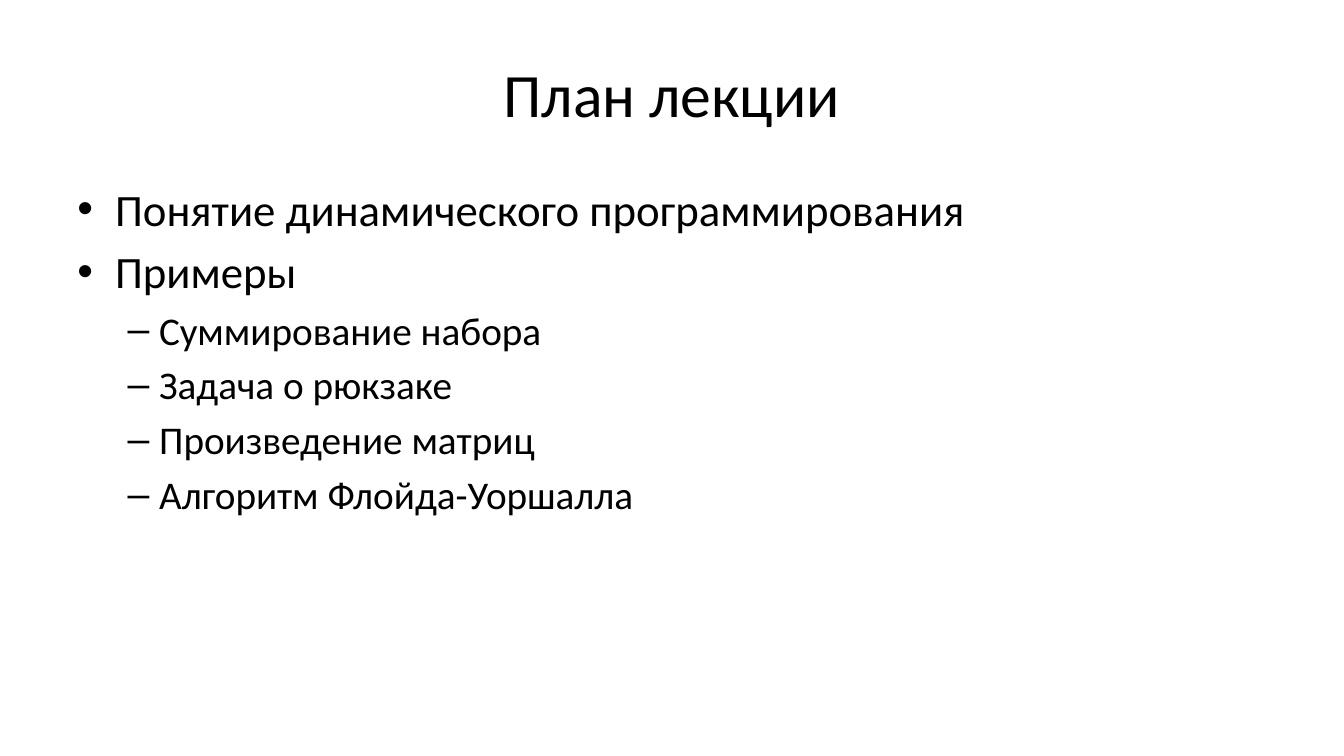
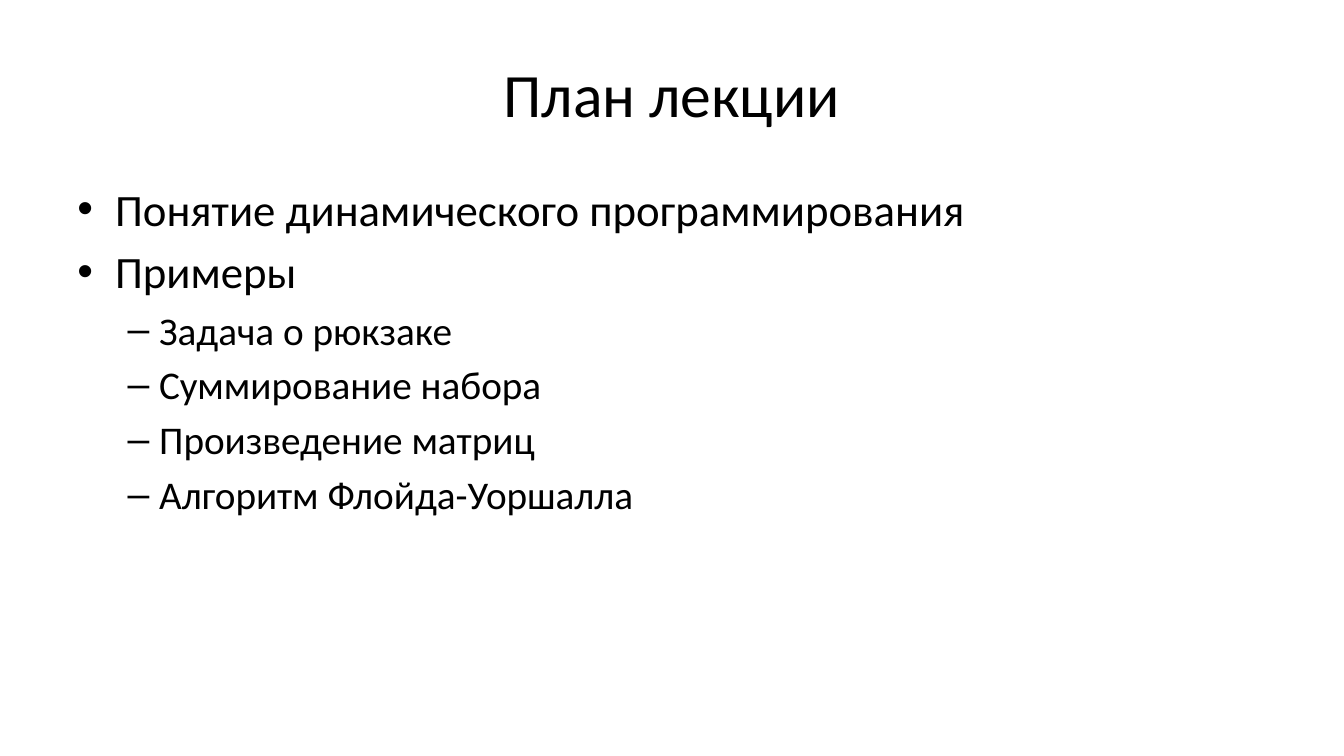
Before and after one commit to Evgueni-Petrov-aka-espetrov/Algorithms-and-Programming-in-C-pptx, a slide deck: slide 2 of 21 Динамическое программирование.pptx. Drawn at 1344x756 pixels with LibreOffice and Linux fonts; fonts in the diff are those of the drawing. Boxes give left, top, right and bottom in pixels: in the first picture for what was removed or moved away, otherwise in the second. Text is boxed around its words. In the diff, an @@ line names an element or a change of style, - is before the commit and + after.

Commit message:
улучшил картинки и псевдо код для задачи о рюкзаке, упаковке и матрицах

```diff
--- a/21 Динамическое программирование.pptx
+++ b/21 Динамическое программирование.pptx
@@ text at <box>159,319,452,352</box>: paragraph added @@
+  – Задача о рюкзаке
@@ text at <box>159,373,452,406</box>: paragraph removed @@
-  – Задача о рюкзаке
```
Also in this commit, not shown: 16 other slides changed, 12 slides added, 14 slides removed.
